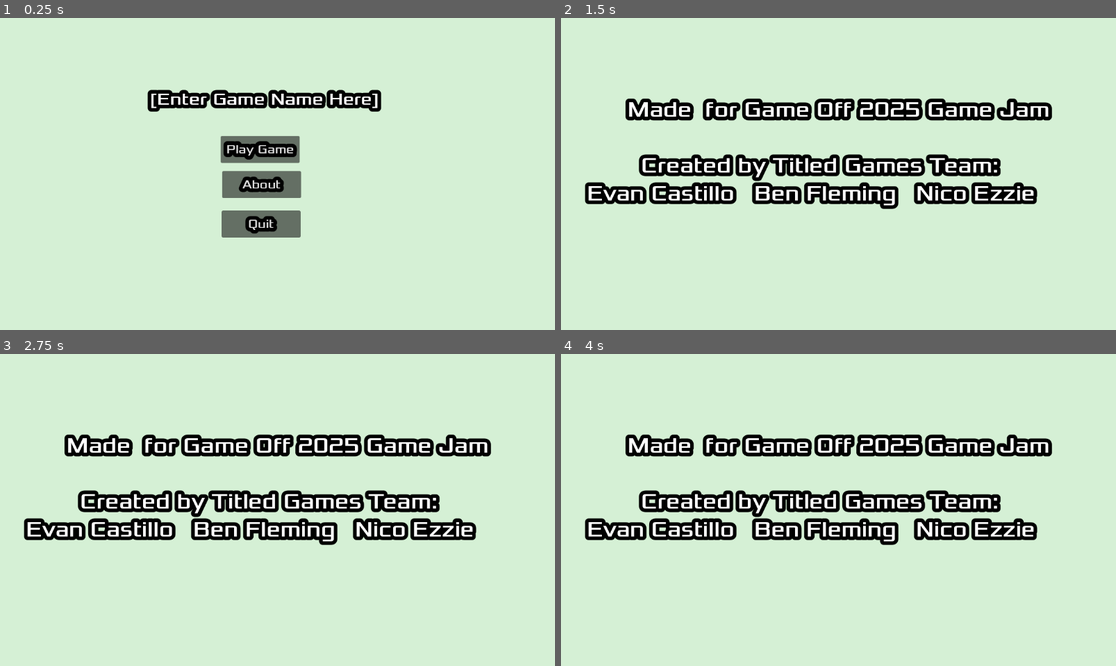
Above: before the commit, frames 1-4 (two rows, left to right).
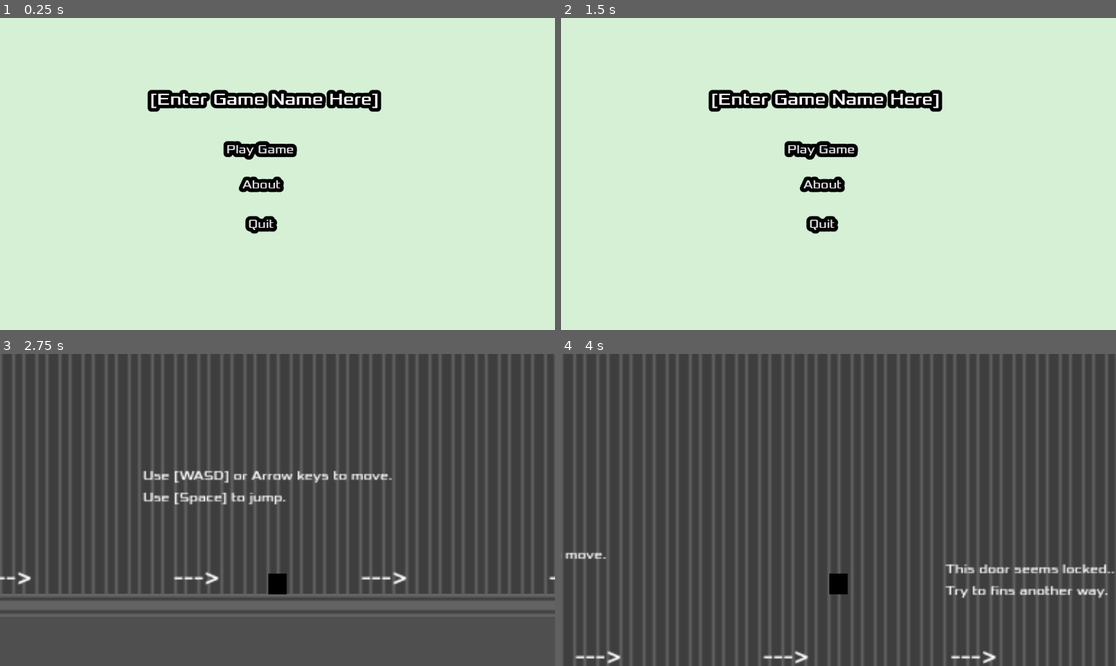
Above: after the commit, the same moments.

Repository: TitledGames/Microwave-Man
Game: Godot game, scene res://main_menu.tscn
Same seed, same stepped clock (60 frames per second), same inputs: the game is played once before the commit and once after it.
Inputs (mouse positions are in pixels of both pictures, inside the frame that each line leads up to):
- Up to frame 1 (0.25 s): no input
- Up to frame 2 (1.5 s): click "About" at 0.5 s; click (622, 49) at 1.25 s, where only the run after the commit has a clickable "Back"
- Up to frame 3 (2.75 s): click (260, 485) at 2 s, where only the run after the commit has a clickable "Play Game"
- Up to frame 4 (4 s): tap Enter at 2.75 s; hold Right (move_right) from 2.78 s (still down); tap Space (jump) at 3.02, 3.77 s

The runs differ from the first frame. In frame 1, 2.6% of the frame differs, in the area x 39-55%, y 37-71%; in frame 2, 15%; in frame 3, 99%; in frame 4, 99%, in the area x 0-100%, y 0-100%.

Commit message:
ediyts to menu

Diff:
--- /dev/null
+++ b/about.gd
@@ -0,0 +1,6 @@
+extends Node2D
+
+
+func _on_button_pressed() -> void:
+	pass # Replace with function body.
+	get_tree().change_scene_to_file("res://main_menu.tscn")
--- a/about.tscn
+++ b/about.tscn
@@ -1,8 +1,10 @@
-[gd_scene load_steps=2 format=3 uid="uid://cbp8q3co8hcfr"]
+[gd_scene load_steps=3 format=3 uid="uid://cbp8q3co8hcfr"]
 
 [ext_resource type="FontFile" uid="uid://y8i37mbuxiro" path="res://assets/fonts/Xolonium-Regular.ttf" id="1_4q2eq"]
+[ext_resource type="Script" uid="uid://okq42uj7a1is" path="res://about.gd" id="1_pp48r"]
 
 [node name="Extras" type="Node2D"]
+script = ExtResource("1_pp48r")
 
 [node name="ColorRect" type="ColorRect" parent="."]
 offset_left = -125.0
@@ -23,3 +25,17 @@
 
         Created by Titled Games Team:
 Evan Castillo   Ben Fleming   Nico Ezzie"
+
+[node name="Button" type="Button" parent="."]
+top_level = true
+offset_left = 40.0
+offset_top = 24.0
+offset_right = 204.0
+offset_bottom = 105.0
+theme_override_constants/outline_size = 30
+theme_override_fonts/font = ExtResource("1_4q2eq")
+theme_override_font_sizes/font_size = 42
+text = "Back"
+flat = true
+
+[connection signal="pressed" from="Button" to="." method="_on_button_pressed"]
--- a/main_menu.tscn
+++ b/main_menu.tscn
@@ -24,6 +24,7 @@
 theme_override_fonts/font = ExtResource("1_06t4h")
 theme_override_font_sizes/font_size = 25
 text = "Play Game"
+flat = true
 
 [node name="extras" type="Button" parent="."]
 offset_left = 461.0
@@ -36,6 +37,7 @@
 theme_override_font_sizes/font_size = 25
 text = "About
 "
+flat = true
 
 [node name="quit" type="Button" parent="."]
 offset_left = 460.0
@@ -46,6 +48,7 @@
 theme_override_fonts/font = ExtResource("1_06t4h")
 theme_override_font_sizes/font_size = 25
 text = "Quit"
+flat = true
 
 [node name="title" type="Label" parent="."]
 offset_left = 311.0
Not shown, added: about.gd.uid
